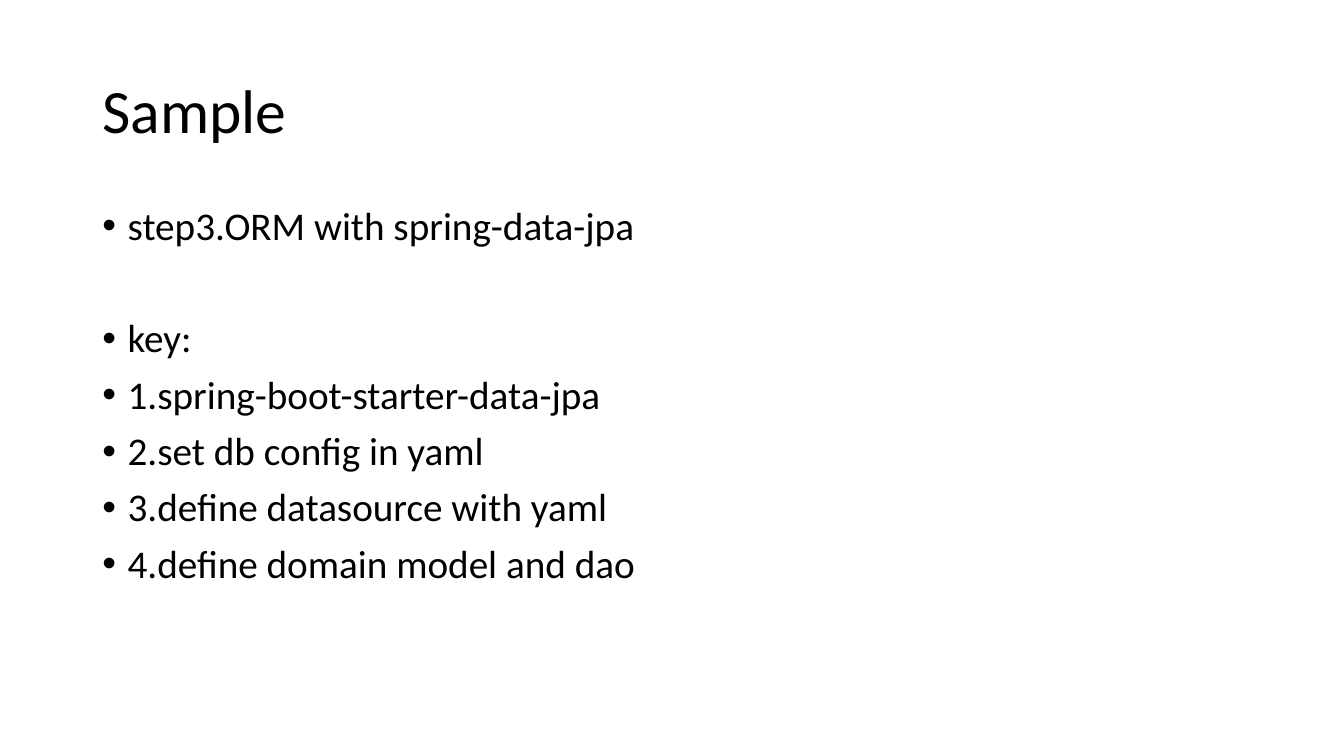
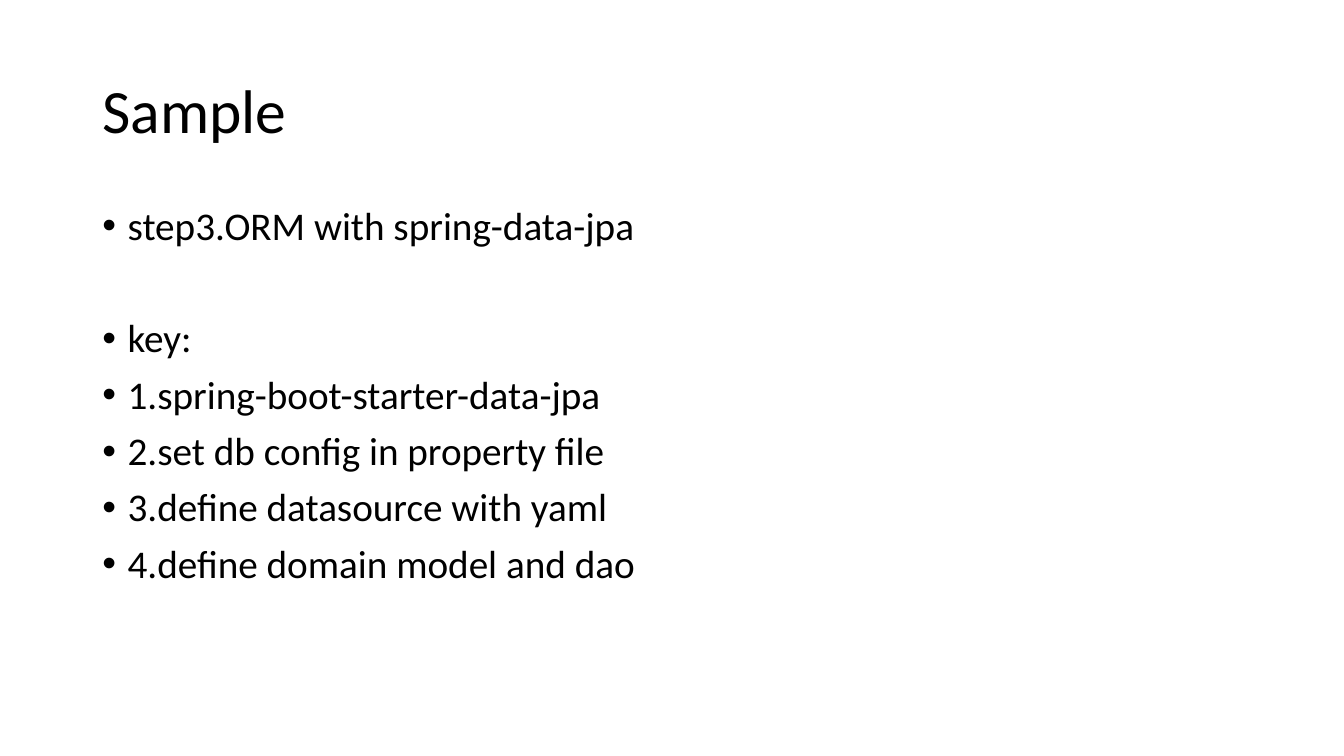
Before and after one commit to HusterRichard/demo-java-jpa-hibernate, a slide deck: slide 8 of Y Spring data jpa.pptx. Drawn at 1344x756 pixels with LibreOffice and Linux fonts; fonts in the diff are those of the drawing. Boxes give left, top, right and bottom in pixels: in the first picture for what was removed or moved away, otherwise in the second. Text is boxed around its words. In the diff, an @@ line names an element or a change of style, - is before the commit and + after.

Commit message:
modify files

```diff
--- a/Y Spring data jpa.pptx
+++ b/Y Spring data jpa.pptx
@@ text at [128,437,604,472]: text changed @@
-• 2.set db config in yaml
+• 2.set db config in property file
```
